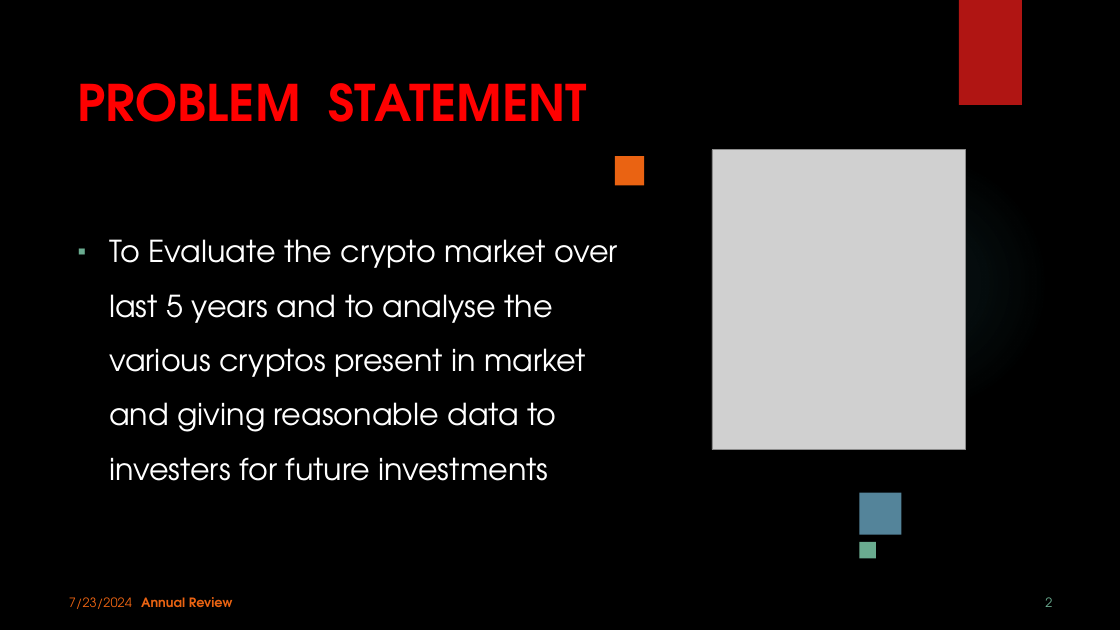
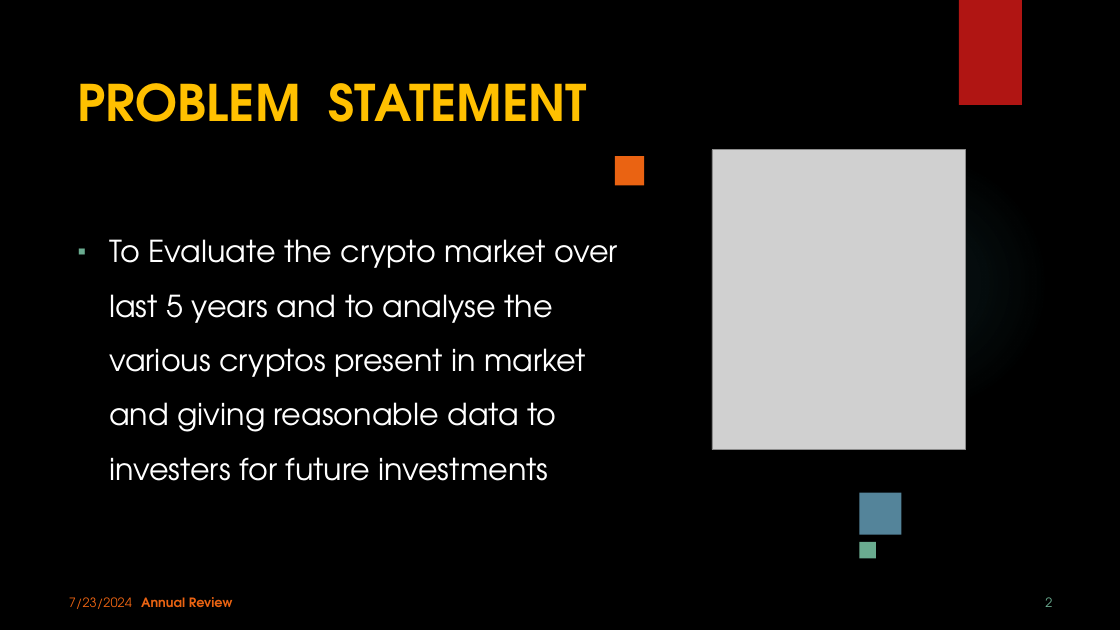
Before and after one commit to Tejas3400/PowerBi_Final_Project, a slide deck: slide 2 of PPT_PoweBi_FinalProject_TejasDhamane.pptx. Drawn at 1120x630 pixels with LibreOffice and Linux fonts; fonts in the diff are those of the drawing; grey boxes stand for pictures; background and template pictures are left out. Boxes give left, top, right and bottom in pixels: in the first picture for what was removed or moved away, otherwise in the second. Text is boxed around its words. In the diff, an @@ line names an element or a change of style, - is before the commit and + after.

```diff
--- a/PPT_PoweBi_FinalProject_TejasDhamane.pptx
+++ b/PPT_PoweBi_FinalProject_TejasDhamane.pptx
@@ title "PROBLEM STATEMENT" at [78, 83, 587, 122]: text colour #FF0000 to #FFC000 @@
```
Also in this commit, not shown: 4 other slides changed.
